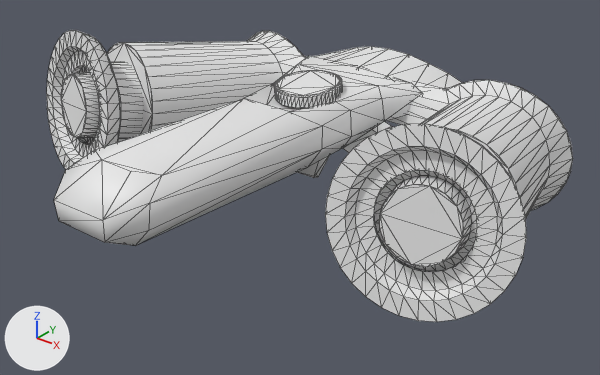
An edit to the FBX model Assets/3D/Accelerator.FBX, drawn before and after from the same camera.
The view is the same before and after, from a 50 mm lens placed at (0.01104, -0.0113, 0.00681), pointed at (0.0002, 0.00225, -0.00159). Lighting does not change. The marker at lower left points along +X, +Y and +Z. Mesh edges are drawn as thin lines. Where no turn or scale is listed for an object, it has been applied to the vertices.

Objects in the first picture: 'JetPack', 'Vive_Accelerator'.
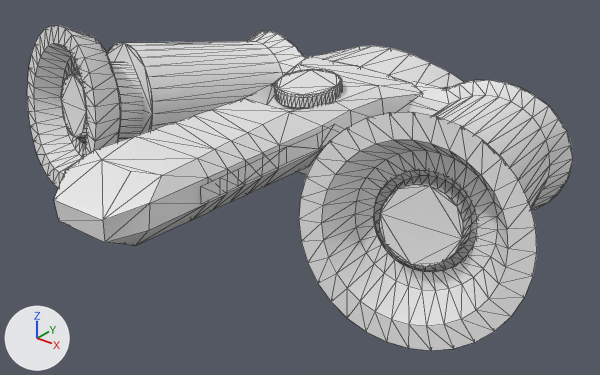
Commit message: Made the accelerator a bit more exciting

Boxes (x1, y1, x2, y2) around the edits, measured in the pictures (600 x 375 px; the box of a moved part takes in the faces that stretch with it):
'JetPack', reshaped (12% taller): before (47, 30, 573, 322); after (27, 25, 573, 351)
'Vive_Accelerator', reshaped: before (54, 46, 462, 246); after (54, 46, 464, 246)
part 1 of me_mesh, built on: before (95, 66, 446, 245); after (95, 65, 448, 245)
part 2 of me_mesh_001, moved or reshaped: before (47, 30, 120, 169); after (27, 25, 120, 188)
part 3 of me_mesh_001, moved or reshaped: before (325, 124, 526, 322); after (299, 112, 537, 351)

Diff of the bpy script that builds the scene:
```diff
--- a/Assets/3D/Accelerator.FBX.py
+++ b/Assets/3D/Accelerator.FBX.py
@@ me_mesh_001 @@
 # used by ob_jetpack; location = (0.00012, 0.00469, 0.00011)
-me_mesh_001.from_pydata(...)  # 840 vertices, 1668 faces; spans x -0.0064..0.0064, y -0.00546..0.00146, z -0.00286..0.00164
+me_mesh_001.from_pydata(...)  # 840 vertices, 1668 faces; spans x -0.00661..0.00682, y -0.006..0.00146, z -0.00286..0.00202
+# me_mesh_001 part 2: 64 of the vertices in x -0.0064..-0.003, y -0.00546..-0.00437, z -0.0018..0.00164 are scaled about their middle by (1.1, 1, 1.1), then moved by (-0.00004, -0.00042, 0.00003)
+# me_mesh_001 part 3: 64 of the vertices in x 0.003..0.0064, y -0.00546..-0.00437, z -0.0018..0.00164 are scaled about their middle by (1.17, 1, 1.17), then moved by (0.00012, -0.00054, 0.00009)
@@ me_mesh @@
 # used by ob_vive_accelerator; location = (0.00012, -0.00074, -0.00006)
-me_mesh.from_pydata(...)  # 333 vertices, 654 faces; spans x -0.00318..0.00317, y -0.00297..0.00977, z -0.00386..0.00091
+me_mesh.from_pydata(...)  # 397 vertices, 754 faces; spans x -0.00318..0.00317, y -0.00297..0.00984, z -0.00386..0.00092
+# me_mesh part 1
+# 17 faces are deleted
+# 92 vertices in x -0.00318..0.00317, y 0.00531..0.00972, z -0.00386..0.00091 move by (0.0, 0.00008, 0.0)
+# 20 vertices in x -0.00237..0.00237, y 0.00532..0.00977, z -0.00282..0.00086 move by (0.0, 0.00007, 0.0)
+# 3 vertices in x 0.0005..0.00059, y 0.0036..0.00387, z 0.00085..0.00087 move by (0.00002, 0.00001, 0.00002)
+# 3 vertices in x -0.00062..-0.00049, y 0.00396..0.00409, z 0.00088..0.00089 move by (-0.00001, 0.00002, 0.00002)
+# 3 vertices in x -0.00076..-0.00065, y 0.00308..0.00334, z 0.00081..0.00083 move by (-0.00002, -0.00001, 0.00002)
+# 3 vertices in x -0.00014..0.00004, y 0.00276..0.00277, z 0.00079 move by (0.0, -0.00002, 0.00001)
+# 37 vertices move from x -0.00077..0.0006, y 0.00278..0.00423, z 0.00079..0.0009 to x -0.00079..0.00062, y 0.00275..0.00425, z 0.0008..0.00092
+# 56 vertices are added at x -0.00135..0.00107, y -0.00112..0.00347, z -0.00066..0.00072
+# 8 new vertices lie (0.0, 0.0005, -0.00001) away from vertices in x -0.00129..0.00105, y -0.00112..0.00013, z -0.00011..0.00042
+# 117 new faces join them
```
